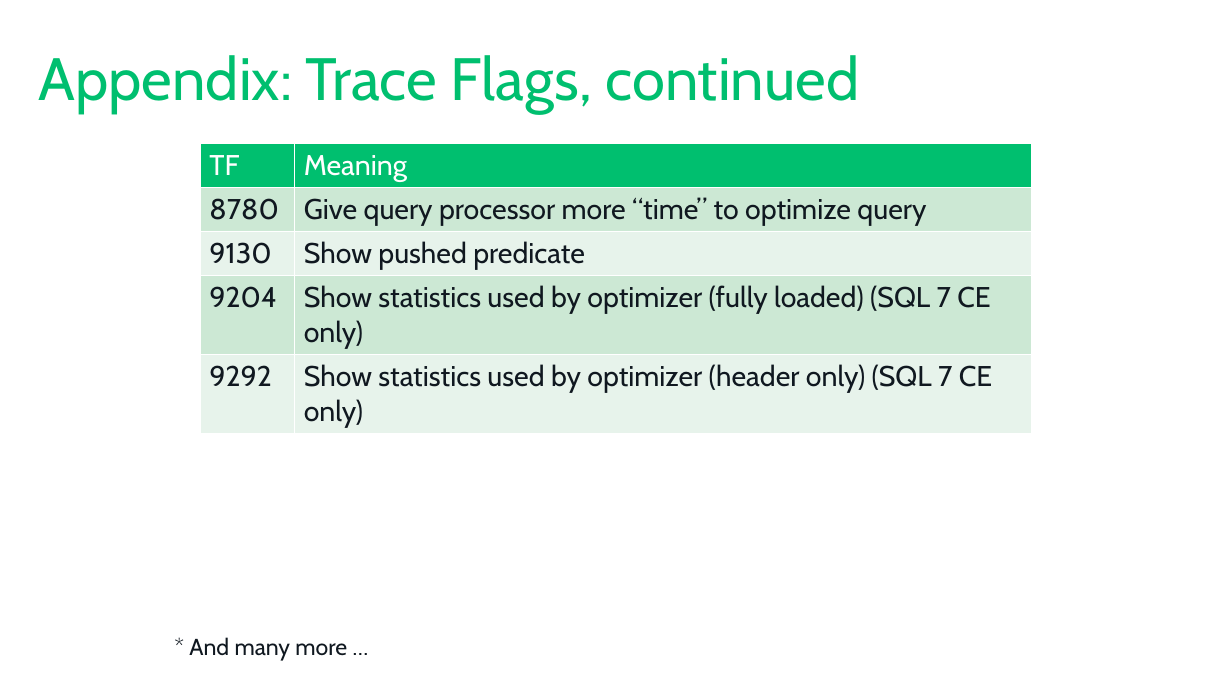
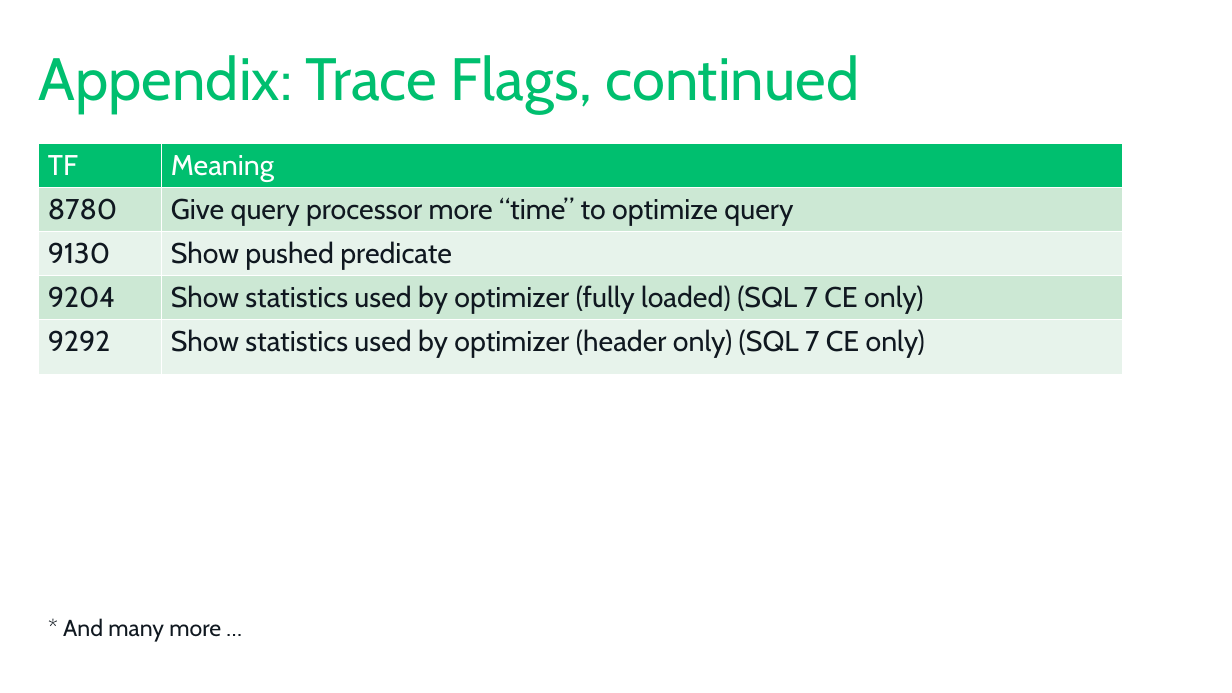
Before and after one commit to tf3604/OptimizerPresentation, a slide deck: slide 59 of Optimizer.pptx. Drawn at 1232x693 pixels with LibreOffice and Linux fonts; fonts in the diff are those of the drawing; background and template pictures are left out. Boxes give left, top, right and bottom in pixels: in the first picture for what was removed or moved away, otherwise in the second. Text is boxed around its words. In the diff, an @@ line names an element or a change of style, - is before the commit and + after.

```diff
--- a/Optimizer.pptx
+++ b/Optimizer.pptx
@@ table: place and size @@
-table at (200,143,1033,432)
+table at (38,143,1122,373)
@@ text "* And many more …": place and size @@
-text "* And many more …" at (189,637,347,661)
+text "* And many more …" at (63,618,221,642)
```
Also in this commit, not shown: 11 other slides changed.
